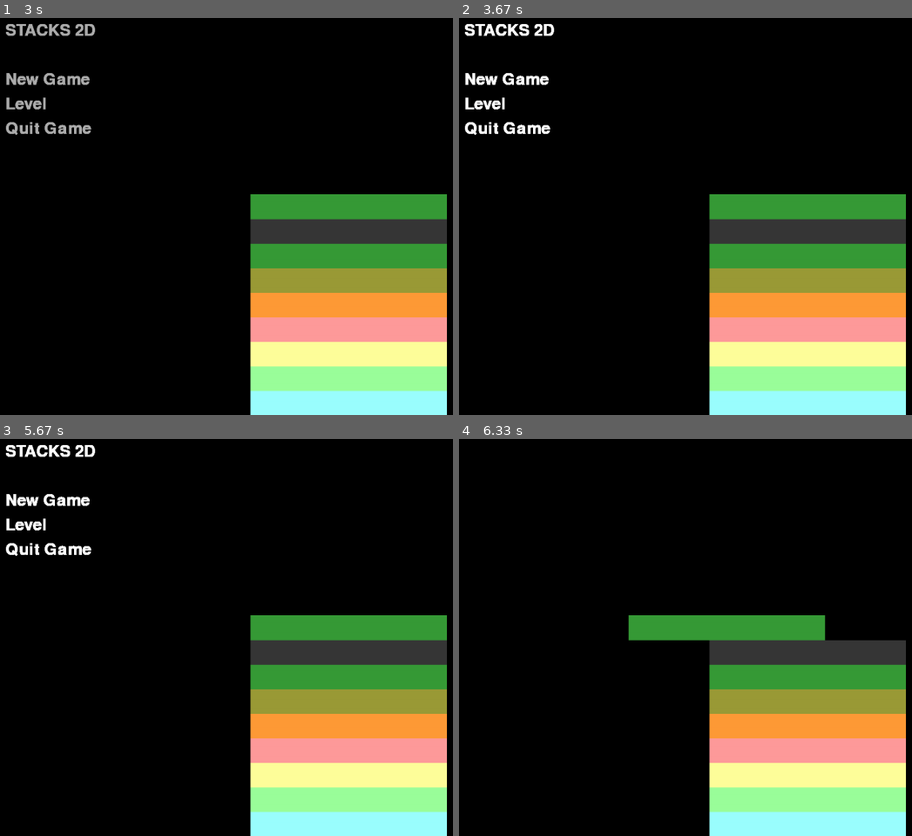
Above: before the commit, frames 1-4 (two rows, left to right).
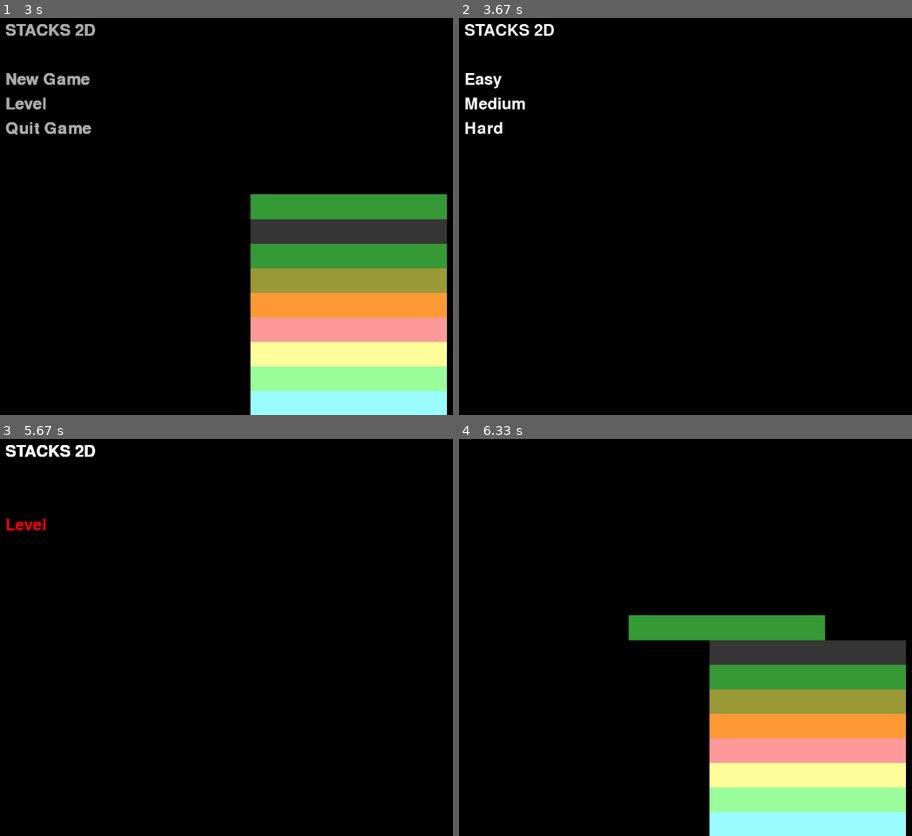
Above: after the commit, the same moments.

Repository: szalencia/STACKS-PYTHON
Game: pygame game, started from STACKS-2D.py
Same seed, same stepped clock (60 frames per second), same inputs: the game is played once before the commit and once after it.
Inputs:
- Up to frame 1 (3 s): no input
- Up to frame 2 (3.67 s): click "Level" at 3.38 s
- Up to frame 3 (5.67 s): no input
- Up to frame 4 (6.33 s): click "New Game" at 6.22 s

Frame 1 is identical in both runs. In frame 2, 25% of the frame differs, in the area x 1-99%, y 1-100%; in frame 3, 25%; in frame 4, nothing differs.

Commit message:
Update STACKS-2D.py
FIXED UPDATE

Diff:
--- a/STACKS-2D.py
+++ b/STACKS-2D.py
@@ -23,6 +23,16 @@
         step = ((colorSet[1][i] - colorSet[0][i]) // x)
         colorSet[0][i] += step
     return colorSet[0]  # Returning the Updated colorSet[0] = present
+
+
+'''
+def push (vertices, x): # x=1 is DOWN(+ve) x=0 is UP(-ve)
+    vertices[0][1] += ((x-((x+1)%2))*50)
+    vertices[1][1] += ((x-((x+1)%2))*50)
+    vertices[2][1] += ((x-((x+1)%2))*50)
+    vertices[3][1] += ((x-((x+1)%2))*50)
+    return vertices
+'''
 
 
 def pushUp(vertices):
@@ -71,6 +81,20 @@
 menu = True
 
 loop = True
+
+
+class MenuItem:
+    def __init__(self, s):
+        y = int(s[0])
+        y = 150 + 50 * (y)
+        r = s[-1] * 255
+        s = s[1:-1:1]  # 1Start Game1 = 1st option, Start Game, Red
+        selfText = font.render(s, True, (r, 0, 0), (100, y))
+        rect = selfText.get_rect(topleft=(100, y))
+
+    def renderText(self, ):
+        win.blit(selfText, (100, y))
+
 
 while menu:
     pygame.time.delay(timeDelay)
@@ -108,10 +132,6 @@
 
             win.blit(font.render("STACKS 2D", True, (255, 255, 255)), (100, 100))
 
-            win.blit(menuGame, (100, 200))
-            win.blit(menuLevel, (100, 250))
-            win.blit(menuQuit, (100, 300))
-
             menuGameRect = menuGame.get_rect(topleft=(100, 200))
             menuLevelRect = menuLevel.get_rect(topleft=(100, 250))
             menuQuitRect = menuQuit.get_rect(topleft=(100, 300))
@@ -120,6 +140,7 @@
 
             pointer = pygame.mouse.get_pos()
             menuEvents = pygame.event.get()
+            # '''
             for event in menuEvents:
                 if menuGameRect.collidepoint(pointer):
                     win.blit(font.render("New Game", True, (255, 0, 0)), (100, 200))
@@ -131,6 +152,18 @@
 
                 elif menuLevelRect.collidepoint(pointer):
                     win.blit(font.render("Level", True, (255, 0, 0)), (100, 250))
+
+                    if event.type == pygame.MOUSEBUTTONDOWN:
+                        win.fill((0, 0, 0))
+                        win.blit(font.render("STACKS 2D", True, colorFont), (100, 100))
+                        win.blit(font.render("Easy", True, colorFont), (100, 200))
+                        win.blit(font.render("Medium", True, colorFont), (100, 250))
+                        win.blit(font.render("Hard", True, colorFont), (100, 300))
+                        pygame.display.update()
+                        pygame.time.delay(2000)  # DELAY ADDED TESTING
+                        win.fill((0, 0, 0))
+
+
                 elif menuQuitRect.collidepoint(pointer):
                     win.blit(font.render("Quit Game", True, (255, 0, 0)), (100, 300))
                     if event.type == pygame.MOUSEBUTTONDOWN:
@@ -138,6 +171,15 @@
                         menu = False
                         loop = False
                         win.fill((0, 0, 0))
+                        win.blit(font.render("STACKS 2D", True, colorFont), (100, 100))
+                        win.blit(font.render("Game Quitting", True, colorFont), (100, 200))
+                        pygame.display.update()
+                        pygame.time.delay(500)  # GAME QUITTING DELAY
+                else:
+                    win.blit(menuGame, (100, 200))
+                    win.blit(menuLevel, (100, 250))
+                    win.blit(menuQuit, (100, 300))
+
             pygame.display.update()
     timeElapsed += timeDelay
 
